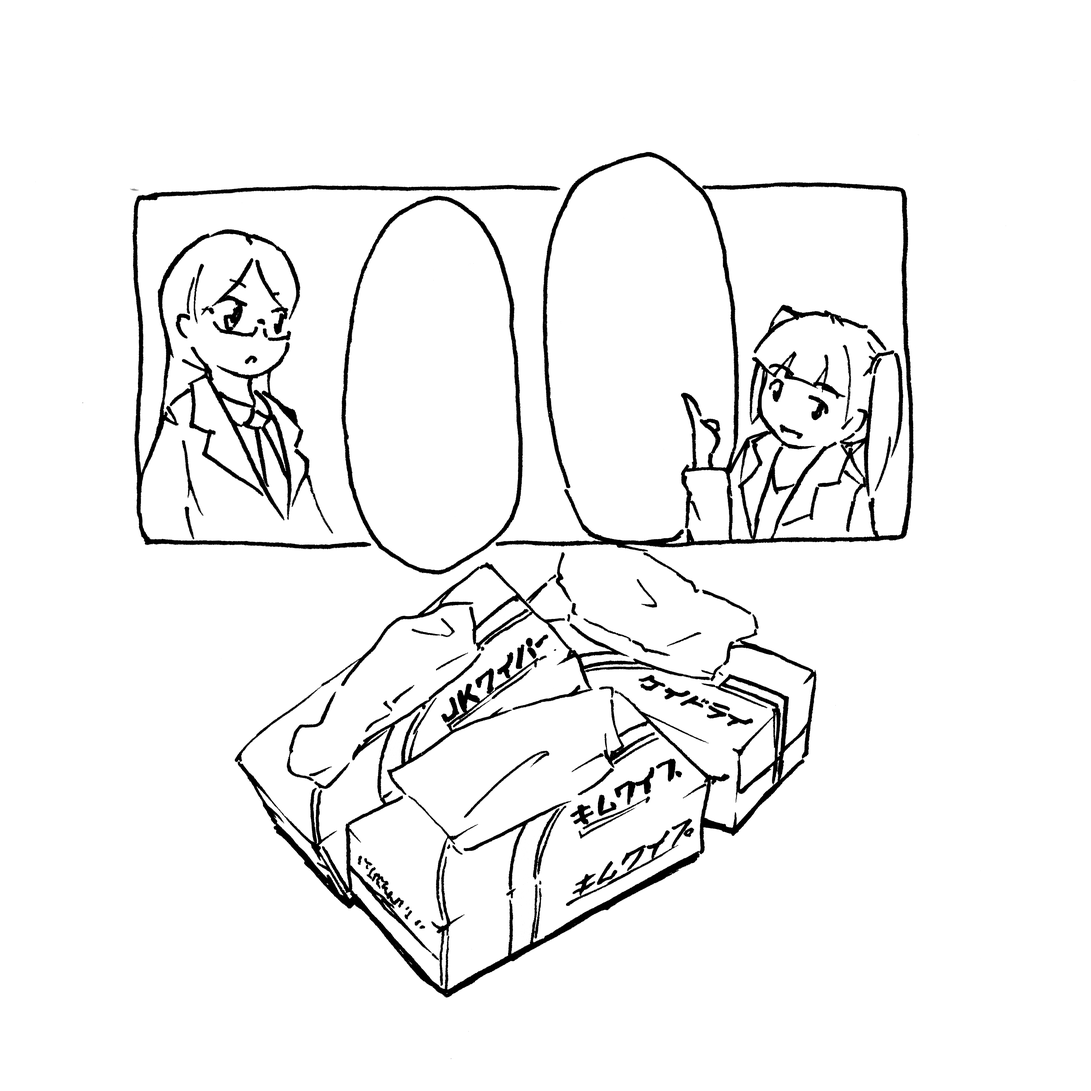
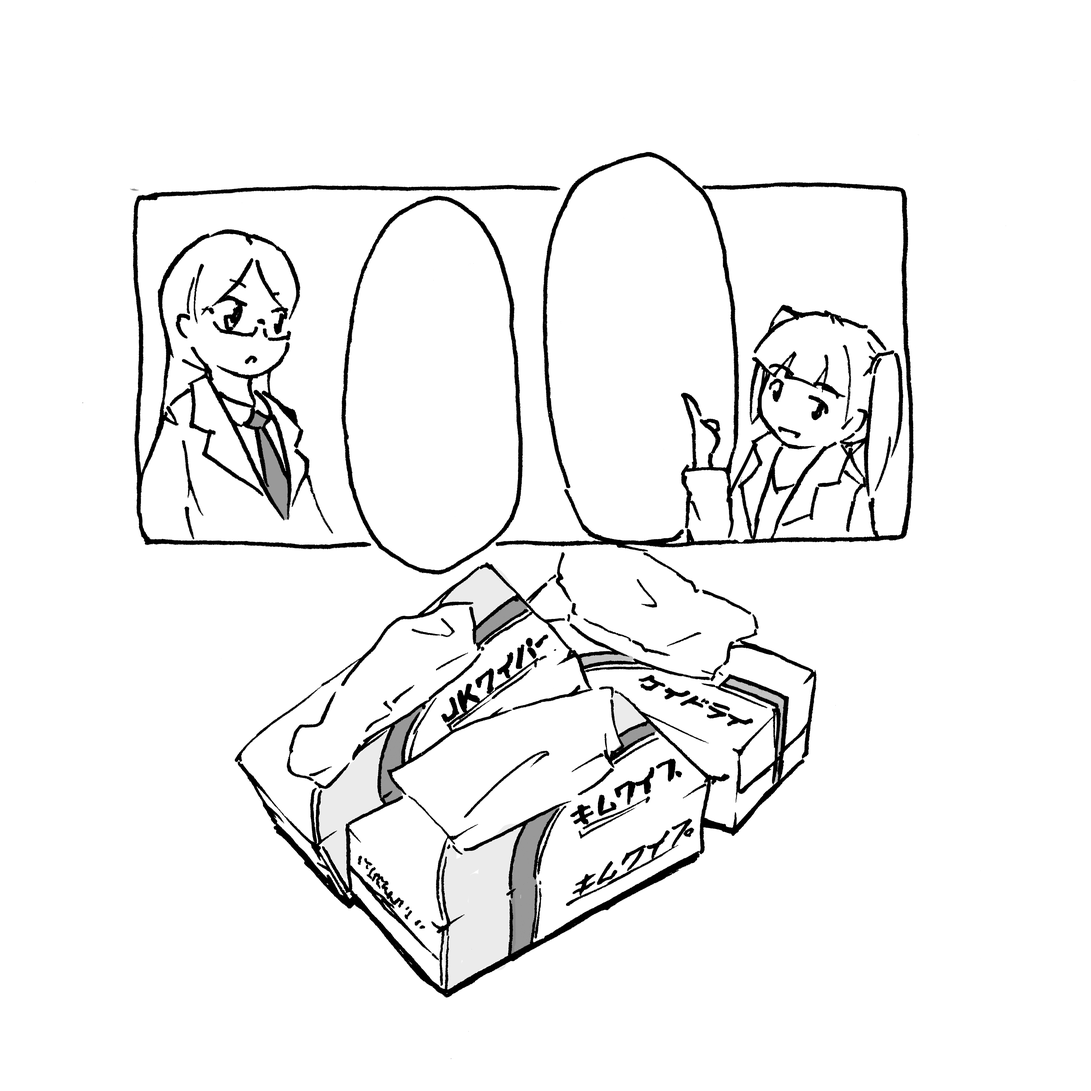
Layers edited between the first and the second 1091 × 1091 image:
added layer "レイヤー 2" (23%) above "レイヤー 1" over [581, 651, 785, 784]
added layer "レイヤー 1" (40%) above "レイヤー 3" over [249, 410, 657, 956]
added layer "レイヤー 3" (8%) above "背景" over [318, 564, 646, 990]
added layer "背景" over [249, 373, 804, 990]
